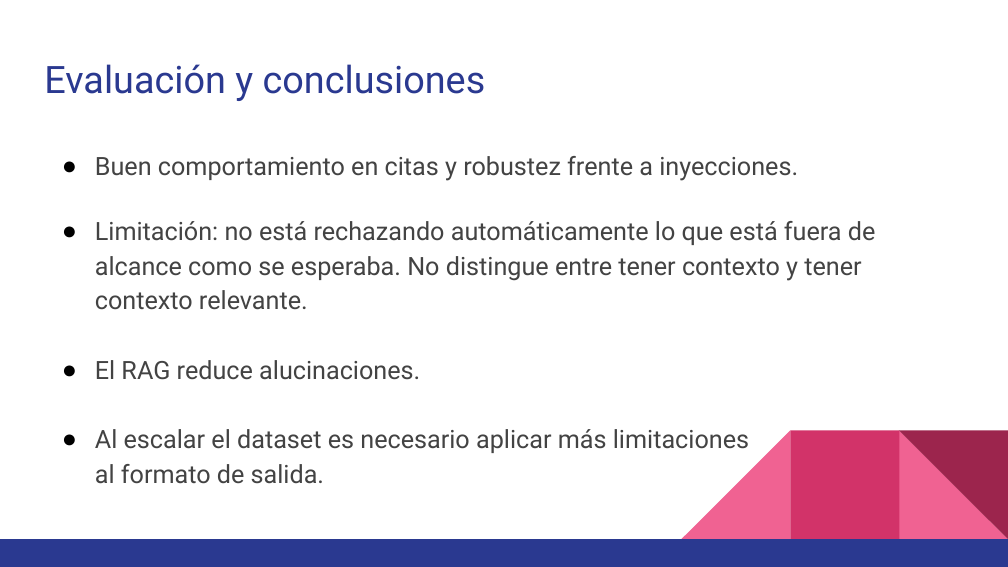
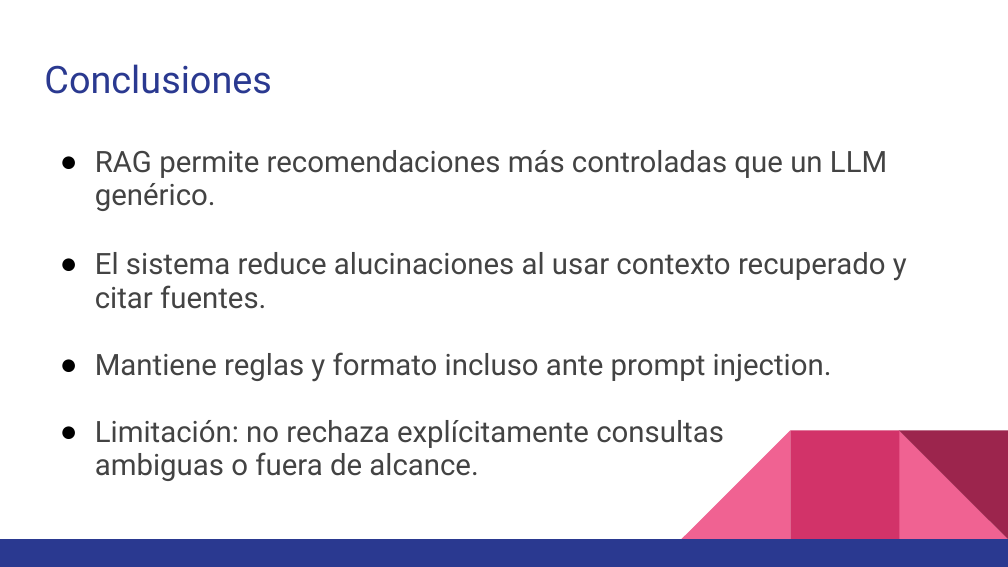
Before and after one commit to natgarea/kc-ia-practica-llms, a slide deck: slide 6 of presentacion.pptx (slide 5 before the commit). Drawn at 1008x567 pixels with LibreOffice and Linux fonts; fonts in the diff are those of the drawing. Boxes give left, top, right and bottom in pixels: in the first picture for what was removed or moved away, otherwise in the second. Text is boxed around its words. In the diff, an @@ line names an element or a change of style, - is before the commit and + after.

Commit message:
Update slides

```diff
--- a/presentacion.pptx
+++ b/presentacion.pptx
@@ title at [44, 64, 272, 94]: text changed @@
-Evaluación y conclusiones
+Conclusiones
@@ text at [95, 150, 907, 481]: text changed; size 18 to 21 pt @@
-● Buen comportamiento en citas y robustez frente a inyecciones.
-● Limitación: no está rechazando automáticamente lo que está fuera de alcance como se esperaba. No distingue entre tener contexto y tener contexto relevante.
-● El RAG reduce alucinaciones.
-● Al escalar el dataset es necesario aplicar más limitaciones
-  al formato de salida.
+● RAG permite recomendaciones más controladas que un LLM genérico.
+● El sistema reduce alucinaciones al usar contexto recuperado y citar fuentes.
+● Mantiene reglas y formato incluso ante prompt injection.
+● Limitación: no rechaza explícitamente consultas
+  ambiguas o fuera de alcance.
```
Also in this commit, not shown: 4 other slides changed, 2 slides added.
